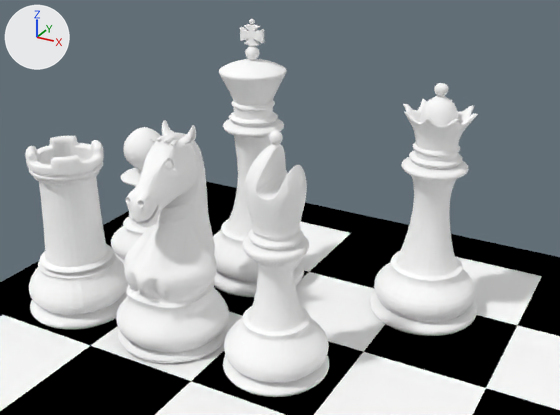
Two versions of the Blender file Assets/Prefabs/chessboard_min2.blend, one commit apart.
Both versions are drawn from a 50 mm lens placed at (1.16, -3.59, 4.37), pointed at (-2.38, 2.86, 1.14). Every picture has the same lights, and +X, +Y and +Z are marked at upper left.

Script lines for the objects in view, before the commit:
```python
ob_bishop = bpy.data.objects.new('bishop', me_bishop)
ob_bishop.location = (0.0, -2.453, 0.0)
ob_bishop.scale = (0.604, 0.604, 0.604)
ob_board = bpy.data.objects.new('board', me_board)
ob_board.location = (0.0, 0.0, 0.0)
ob_board.scale = (0.604, 0.604, 0.604)
ob_king = bpy.data.objects.new('king', me_king)
ob_king.location = (-3.532, -0.962, 0.0)
ob_king.scale = (0.604, 0.604, 0.604)
ob_knight = bpy.data.objects.new('knight', me_knight)
ob_knight.location = (0.0, -2.453, 0.0)
ob_knight.scale = (0.604, 0.604, 0.604)
ob_pawn = bpy.data.objects.new('pawn', me_pawn)
ob_pawn.location = (0.0, 0.0, 0.0)
ob_pawn.scale = (0.604, 0.604, 0.604)
ob_queen = bpy.data.objects.new('queen', me_queen)
ob_queen.location = (-0.366, -0.759, 0.0)
ob_queen.scale = (0.604, 0.604, 0.604)
ob_rook = bpy.data.objects.new('rook', me_rook)
ob_rook.location = (0.0, -2.453, 0.0)
ob_rook.scale = (0.604, 0.604, 0.604)
```
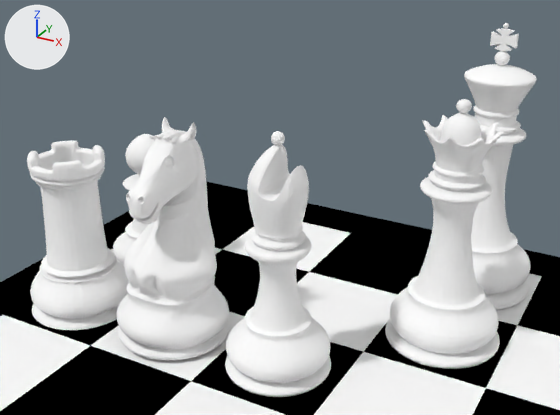
The change in detail:
me_pawn has 1761 vertices, 3518 faces and spans x -7.8..-6.2, y 4.21..5.8, z 0.0..2.76.
me_pawn is used by ob_pawn; location (0.0, 0.0, 0.0); scale (0.604, 0.604, 0.604).
me_pawn part 1: the whole mesh is moved by (7.0, -5.0, -1.3).
me_knight has 6621 vertices, 13238 faces and spans x -5.93..-4.04, y 6.09..7.99, z 0.0..3.62.
me_knight is used by ob_knight; location (0.0, -2.453, 0.0); scale (0.604, 0.604, 0.604).
me_knight part 2: the whole mesh is moved by (4.99, -6.98, -1.96).
me_bishop has 3105 vertices, 6206 faces and spans x -3.86..-2.19, y 6.17..7.83, z 0.0..3.93.
me_bishop is used by ob_bishop; location (0.0, -2.453, 0.0); scale (0.604, 0.604, 0.604).
me_bishop part 3: the whole mesh is moved by (3.02, -7.0, -1.84).
me_queen has 2721 vertices, 5438 faces and spans x -1.94..-0.06, y 6.06..7.94, z 0.0..4.12.
me_queen is used by ob_queen; location (-0.366, -0.759, 0.0); scale (0.604, 0.604, 0.604).
me_queen part 4: the whole mesh is moved by (1.0, -7.0, -2.31).
me_king has 3121 vertices, 6238 faces and spans x 0.06..1.94, y 6.06..7.94, z 0.0..4.9.
me_king is used by ob_king; location (-3.532, -0.962, 0.0); scale (0.604, 0.604, 0.604).
me_king part 5: the whole mesh is moved by (-1.0, -7.0, -2.64).
me_rook has 2287 vertices, 4570 faces and spans x -7.89..-6.11, y 6.11..7.89, z 0.0..3.04.
me_rook is used by ob_rook; location (0.0, -2.453, 0.0); scale (0.604, 0.604, 0.604).
me_rook part 6: the whole mesh is moved by (7.0, -7.0, -1.59).
Object 'pawn' (ob_pawn) moves from (0.0, 0.0, 0.0) to (-4.213, 3.031, 0.7).
Object 'knight' (ob_knight) moves from (0.0, -2.453, 0.0) to (-3.022, 1.776, 1.2).
Object 'bishop' (ob_bishop) moves from (0.0, -2.453, 0.0) to (-1.814, 1.792, 1.1).
Object 'queen' (ob_queen) moves from (-0.366, -0.759, 0.0) to (-0.615, 3.012, 1.4).
Object 'king' (ob_king) moves from (-3.532, -0.962, 0.0) to (-0.605, 4.216, 1.6).
Object 'rook' (ob_rook) moves from (0.0, -2.453, 0.0) to (-4.232, 1.791, 0.9).

Location of each change, (x1, y1, x2, y2) in pixels of the pictures (560 x 415 px):
'queen', moved: before (370, 83, 478, 336); after (385, 99, 503, 369)
'knight', moved: before (116, 120, 229, 363); after (117, 117, 229, 360)
'king', moved: before (213, 19, 304, 297); after (464, 23, 537, 310)
'bishop', moved: before (223, 130, 329, 397); after (225, 131, 331, 397)
'rook', moved: before (25, 136, 129, 329); after (27, 140, 129, 330)
'pawn', moved: before (111, 127, 161, 264); after (113, 134, 154, 268)
